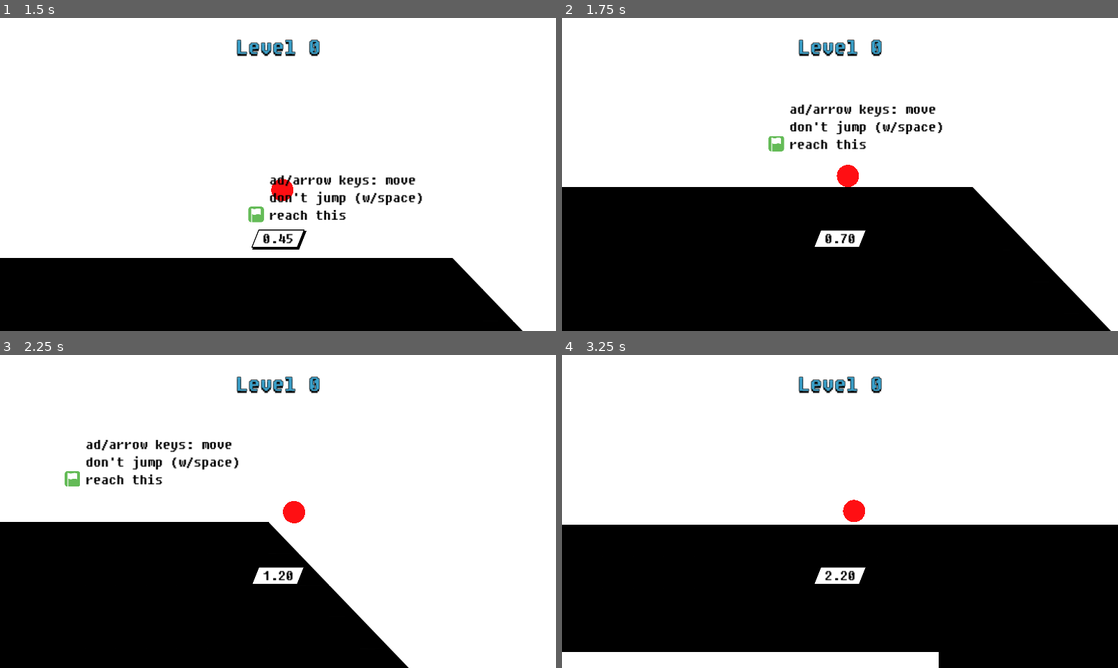
Above: before the commit, frames 1-4 (two rows, left to right).
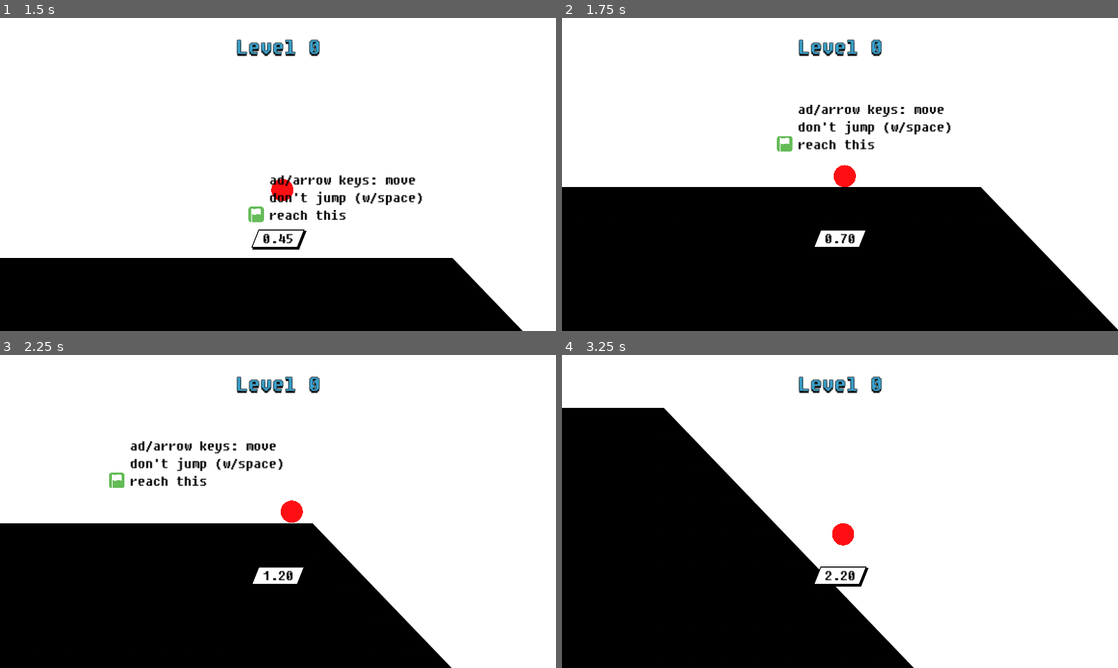
Above: after the commit, the same moments.

Repository: kagamiAL/CALHACKS_2024
Game: Godot game, scene res://scenes/Main/Main.tscn
Two runs of this game, one before a commit and one after it. Both use one fixed random seed, a clock stepped at 60 frames per second and the inputs below.
Inputs:
- Up to frame 1 (1.5 s): click "Play" at 0.5 s; tap Enter (ui_accept) at 1.25 s; hold Right (ui_right) from 1.28 s (still down)
- Up to frame 2 (1.75 s): keep holding Right (ui_right); tap Enter (ui_accept) at 1.52 s
- Up to frame 3 (2.25 s): keep holding Right (ui_right)
- Up to frame 4 (3.25 s): tap Enter (ui_accept) at 2.27 s; release Right (ui_right) at 2.78 s; hold Left (ui_left) from 2.78 s (still down)

Frame 1 is identical in both runs. In frame 2, 2.4% of the frame differs, in the area x 37-100%, y 27-100%; in frame 3, 5.8%; in frame 4, 36%, in the area x 0-100%, y 16-100%.

Commit message:
Soundtrack added

Diff:
--- a/default_bus_layout.tres
+++ b/default_bus_layout.tres
@@ -1,9 +1,15 @@
 [gd_resource type="AudioBusLayout" format=3 uid="uid://dj181rgq6cfxq"]
 
 [resource]
-bus/1/name = &"SoundEffects"
+bus/1/name = &"SoundTrack"
 bus/1/solo = false
 bus/1/mute = false
 bus/1/bypass_fx = false
-bus/1/volume_db = 0.0
+bus/1/volume_db = -6.25101
 bus/1/send = &"Master"
+bus/2/name = &"SoundEffects"
+bus/2/solo = false
+bus/2/mute = false
+bus/2/bypass_fx = false
+bus/2/volume_db = 0.0
+bus/2/send = &"Master"
--- a/scenes/Main/Game.gd
+++ b/scenes/Main/Game.gd
@@ -78,3 +78,4 @@
 	add_child(player)
 	player.won.connect(on_player_won)
 	player.died.connect(on_player_death)
+	$SoundTrack.play()
--- a/scenes/Main/Game.tscn
+++ b/scenes/Main/Game.tscn
@@ -1,6 +1,11 @@
-[gd_scene load_steps=2 format=3 uid="uid://c2x1cyqmkoaw"]
+[gd_scene load_steps=3 format=3 uid="uid://c2x1cyqmkoaw"]
 
 [ext_resource type="Script" path="res://scenes/Main/Game.gd" id="1_0vo2w"]
+[ext_resource type="AudioStream" uid="uid://c8g1lohgwvrea" path="res://res/audio/MinSpaceInGameTheme.ogg" id="2_qwucb"]
 
 [node name="Game" type="Node2D"]
 script = ExtResource("1_0vo2w")
+
+[node name="SoundTrack" type="AudioStreamPlayer" parent="."]
+stream = ExtResource("2_qwucb")
+bus = &"SoundTrack"
--- a/scenes/Player/Player.tscn
+++ b/scenes/Player/Player.tscn
@@ -124,7 +124,7 @@
 fill_from = Vector2(1, 1)
 
 [node name="Player" type="RigidBody2D" groups=["player"]]
-continuous_cd = 2
+continuous_cd = 1
 max_contacts_reported = 3
 contact_monitor = true
 script = ExtResource("1_3ef65")
Not shown, added: res/audio/MinSpaceInGameTheme.ogg.import
Not shown: 1 places in scenes/Player/Player.tscn that only renumber resources
Not shown, added: res/audio/MinSpaceInGameTheme.ogg
